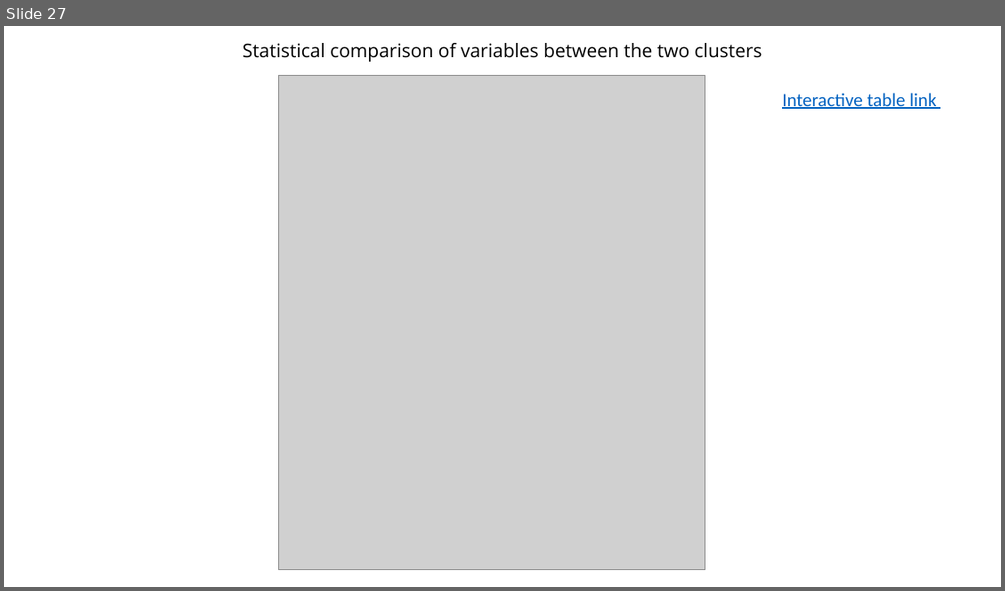
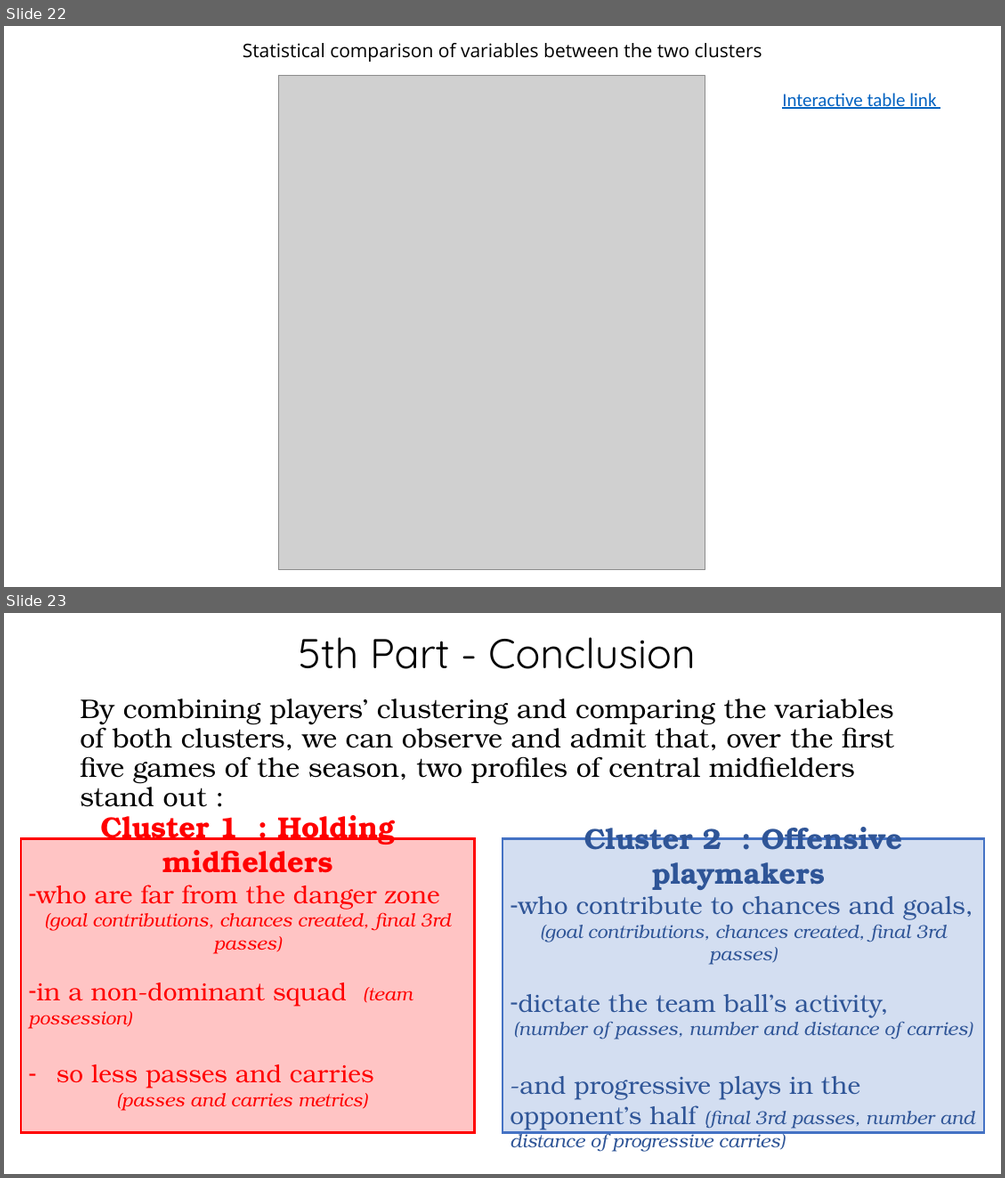
Before and after one commit to YouennMARTIN/Premier-League-Center-Midfielder-Offensive-Activity-Analyses-, a slide deck: Main outcomes.pptx. Shown one above the other, each under a label of ours: slide 27 before the commit, slides 22 and 23 after it. The pictures are 1005x591 and 1005x1178 pixels, drawn with LibreOffice and Linux fonts; fonts in the diff are those of the drawing; grey boxes stand for pictures. Boxes give left, top, right and bottom in pixels: in the first picture for what was removed or moved away, otherwise in the second. Text is boxed around its words. In the diff, an @@ line names an element or a change of style, - is before the commit and + after.

```diff
--- a/Main outcomes.pptx
+++ b/Main outcomes.pptx
@@ slide 23 added at <box>4,613,1001,1174</box>, background #FFFFFF @@
@@ title added at <box>299,637,696,669</box>, 40 pt, text #000000 @@
+5th Part - Conclusion
@@ text added at <box>80,698,894,807</box>, 26 pt, text #000000 @@
+By combining players’ clustering and comparing the variables of both clusters, we can observe and admit that, over the first five games of the season, two profiles of central midfielders stand out :
@@ rectangle added at <box>21,839,475,1133</box>, fill #FF0000 at 23% opacity, outline #FF0000 2.25 pt, 18 pt, text #FF0000 @@
+Cluster 1 : Holding midfielders
+– who are far from the danger zone
+(goal contributions, chances created, final 3rd passes)
+– in a non-dominant squad (team possession)
+– so less passes and carries
+(passes and carries metrics)
@@ rectangle added at <box>502,839,985,1133</box>, fill #4472C4 at 23% opacity, outline #4472C4 2.25 pt, 18 pt, text #2F5597, italic @@
+Cluster 2 : Offensive playmakers
+– who contribute to chances and goals,
+(goal contributions, chances created, final 3rd passes)
+– dictate the team ball’s activity,
+(number of passes, number and distance of carries)
+-and progressive plays in the opponent’s half (final 3rd passes, number and distance of progressive carries)
@@ what was slide 27 is now slide 22 @@
```
Also in this commit, not shown: 7 slides changed, 7 other slides added, 11 slides removed.
